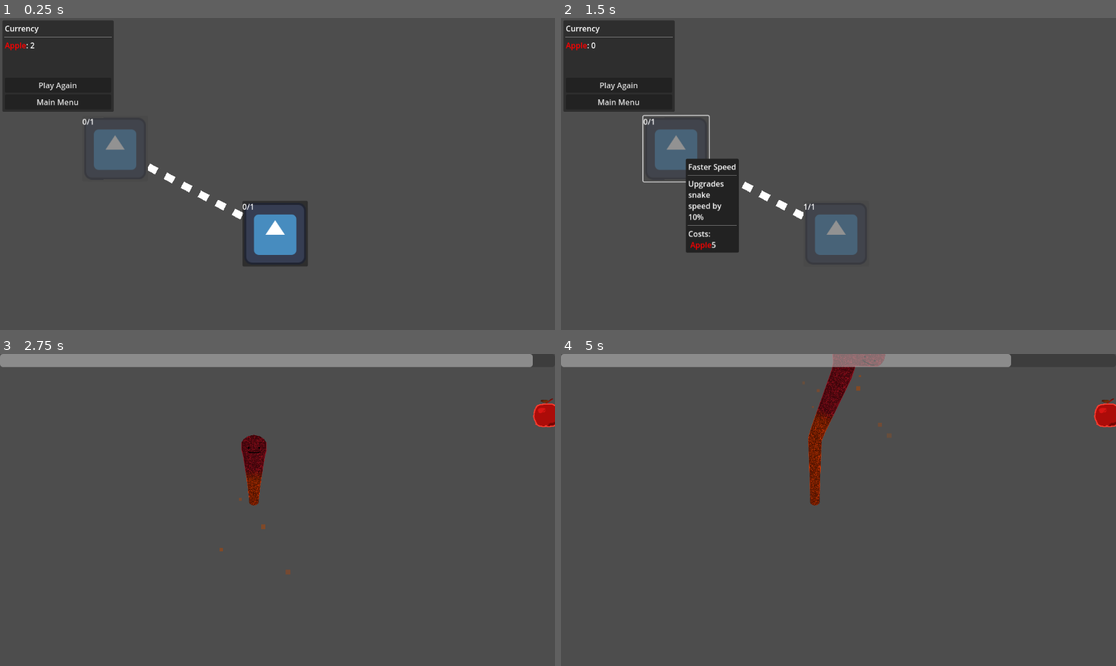
Above: before the commit, frames 1-4 (two rows, left to right).
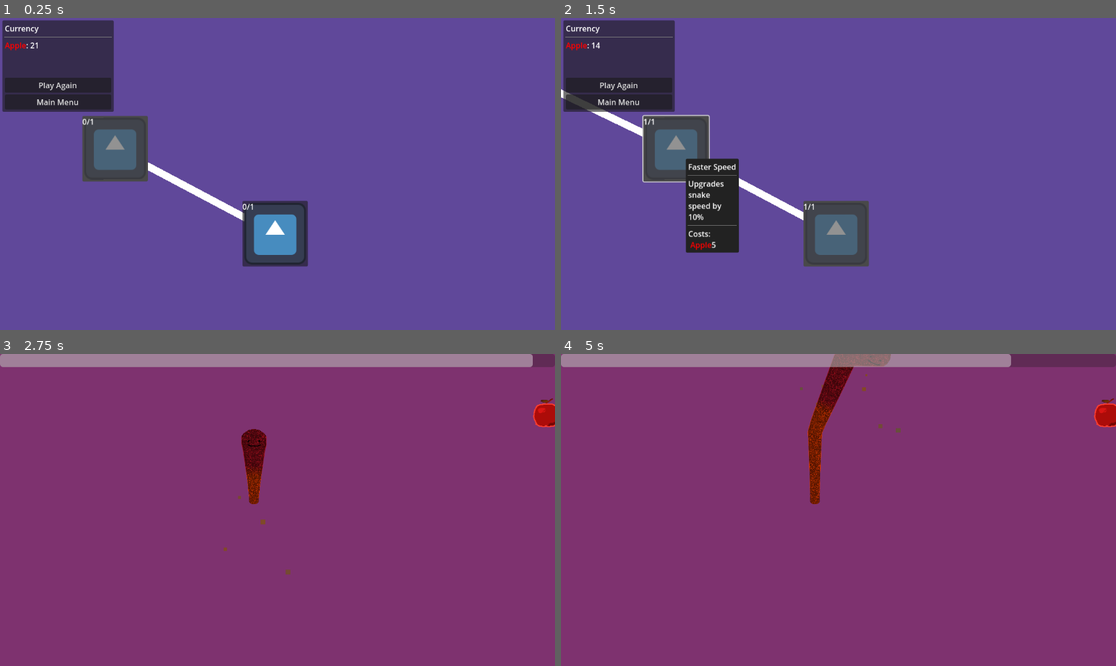
Above: after the commit, the same moments.

Repository: tylercchase/gmtk-2025
Game: Godot game, scene res://src/menus/upgrade/upgrade_menu.tscn
Two runs of this game, one before a commit and one after it. Both use one fixed random seed, a clock stepped at 60 frames per second and the inputs below. This scene is started directly instead of the project's main scene. The engine's default icon, where the game draws it, is replaced by a stand-in: a white triangle on a blue panel in a dark square.
Inputs (mouse positions are in pixels of both pictures, inside the frame that each line leads up to):
- Up to frame 1 (0.25 s): no input
- Up to frame 2 (1.5 s): click "test" at 0.5 s; click (677, 149) at 1.25 s, where only the run after the commit has a clickable "test"
- Up to frame 3 (2.75 s): click "Play Again" at 2 s
- Up to frame 4 (5 s): move the mouse to (960, 494) at 2.77 s; hold D (move_right) 2.78-3.53 s; tap Mouse wheel up (scroll_up) at 2.85, 3.8, 4.55 s; move the mouse to (727, 525) at 3.52 s; hold A (move_left) 3.53-4.28 s; click (727, 525) at 3.6 s; move the mouse to (894, 441) at 4.27 s; hold D (move_right) from 4.28 s (still down); tap Mouse wheel down (scroll_down) at 4.35 s

The runs differ from the first frame. In frame 1, 93% of the frame differs, in the area x 0-100%, y 0-100%; in frame 2, 90%; in frame 3, 95%; in frame 4, 96%.

Commit message:
feat: audio and some more upgrade fixes

Diff:
--- a/src/level/test_level.tscn
+++ b/src/level/test_level.tscn
@@ -7,6 +7,13 @@
 [ext_resource type="PackedScene" uid="uid://m58glpi7hgow" path="res://src/collectibles/collectible_spawner.tscn" id="5_88en4"]
 
 [node name="TestLevel" type="Node2D"]
+
+[node name="ColorRect" type="ColorRect" parent="."]
+offset_left = -52.0
+offset_top = -40.0
+offset_right = 1177.0
+offset_bottom = 678.0
+color = Color(0.493756, 0.197594, 0.43476, 1)
 
 [node name="SegmentManager" parent="." node_paths=PackedStringArray("player_node") instance=ExtResource("1_wfa51")]
 player_node = NodePath("../Player")
--- a/src/menus/main/main_menu.tscn
+++ b/src/menus/main/main_menu.tscn
@@ -1,9 +1,10 @@
-[gd_scene load_steps=6 format=3 uid="uid://bebw44j0d3rob"]
+[gd_scene load_steps=7 format=3 uid="uid://bebw44j0d3rob"]
 
 [ext_resource type="Script" uid="uid://kgrio0uti0pb" path="res://src/menus/main/main_menu.gd" id="1_vqa7h"]
 [ext_resource type="PackedScene" uid="uid://bkufcjas1iov8" path="res://src/player/player.tscn" id="2_87ivk"]
 [ext_resource type="Script" uid="uid://cshxb8qg5nbd8" path="res://src/menus/main/main_menu_player.gd" id="3_153ft"]
 [ext_resource type="PackedScene" uid="uid://6ppqphm8w01t" path="res://src/segments/segment_manager.tscn" id="4_153ft"]
+[ext_resource type="Texture2D" uid="uid://ofhq8wn1748o" path="res://icon.svg" id="5_rsqdp"]
 
 [sub_resource type="StyleBoxFlat" id="StyleBoxFlat_nrvvx"]
 bg_color = Color(0.568528, 0.33687, 0.230283, 1)
@@ -28,6 +29,18 @@
 position = Vector2(902, 422)
 script = ExtResource("3_153ft")
 container = NodePath("../HBoxContainer/SnakeZone")
+
+[node name="Sprite2D" parent="MainMenuTestPlayer" index="1"]
+modulate = Color(1, 1, 1, 1)
+position = Vector2(-3.8147e-06, -3.8147e-06)
+scale = Vector2(0.492188, 0.492188)
+texture = ExtResource("5_rsqdp")
+
+[node name="CollisionShape2D" parent="MainMenuTestPlayer" index="2"]
+position = Vector2(0, -1)
+
+[node name="AudioStreamPlayer" parent="MainMenuTestPlayer" index="3"]
+volume_db = -80.0
 
 [node name="HBoxContainer" type="HBoxContainer" parent="."]
 layout_mode = 2
--- a/src/menus/upgrade/currency_panel.gd
+++ b/src/menus/upgrade/currency_panel.gd
@@ -29,6 +29,5 @@
 
 
 func update_text():
-    print(State.inventory)
     if State.inventory.has("apple"):
         currency_label.text = template % State.inventory["apple"]
--- a/src/menus/upgrade/tree_camera.gd
+++ b/src/menus/upgrade/tree_camera.gd
@@ -17,7 +17,7 @@
 			dragging = false
 	elif event is InputEventMouseMotion and dragging:
 		position =  (mouse_start_pos - event.position) + screen_start_position
-	elif event.is_action("scroll_up"):
+	if event.is_action("scroll_up"):
 		test.scale *= 1.1
 	elif event.is_action("scroll_down"):
 		test.scale *= 0.9
--- a/src/menus/upgrade/tree_connection_manager.gd
+++ b/src/menus/upgrade/tree_connection_manager.gd
@@ -51,8 +51,8 @@
 			for requirement in requirements:
 				if upgrade_buttons.has(requirement.id):
 					if upgrade_buttons[requirement.id].visible and button.visible:
-						var base_coords = button.global_position + button.get_global_rect().size / 2
-						var dest_coords = upgrade_buttons[requirement.id].global_position + upgrade_buttons[requirement.id].get_global_rect().size / 2
+						var base_coords = button.position + button.get_rect().size / 2
+						var dest_coords = upgrade_buttons[requirement.id].position + upgrade_buttons[requirement.id].get_rect().size / 2
 						if !button.disabled or button.maxed or !button.buyable:
 							draw_line(base_coords, dest_coords, Color.WHITE, 15.0)
 						else:
--- /dev/null
+++ b/src/menus/upgrade/upgrade_audio_player.gd
@@ -0,0 +1,7 @@
+extends AudioStreamPlayer
+
+func _ready() -> void:
+    Events.purchased_upgrade.connect(_on_purchased_upgrade)
+
+func _on_purchased_upgrade():
+    play()
--- a/src/menus/upgrade/upgrade_button.gd
+++ b/src/menus/upgrade/upgrade_button.gd
@@ -21,6 +21,7 @@
 	Events.inventory_changed.connect(_on_inventory_changed)
 
 func _on_inventory_changed():
+	print("inventory_changed !!!")
 	update_display()
 
 
@@ -39,12 +40,16 @@
 			maxed = true
 	else:
 		purchased_amount_label.text = str(0) + "/" +str(max_upgrade_count)
-	if disabled or len(upgrade_resource.purchase_prices) == 0:
+	if !visible or len(upgrade_resource.purchase_prices) == 0 or total_purchased >= len(upgrade_resource.purchase_prices):
+		print('ah')
 		return
 	# update if we can actually purchase something
+
 	var current_purchase_price : UpgradeCost = upgrade_resource.purchase_prices[total_purchased]
 	if State.inventory.has(current_purchase_price.resource_id):
 		disabled = !State.inventory[current_purchase_price.resource_id] >= current_purchase_price.amount
+		print(current_purchase_price.amount)
+		print(disabled)
 		buyable = disabled
 	else:
 		disabled = true
@@ -67,6 +72,6 @@
 
 	var price = upgrade_resource.purchase_prices[State.purchased_upgrades[upgrade_resource.id] - 1]
 	State.inventory[price.resource_id] = clamp(State.inventory[price.resource_id] - price.amount, 0 , INF)
+	update_display()
+	Events.emit_purchased_upgrade()
 	Events.emit_inventory_changed()
-	Events.emit_purchased_upgrade()
-	update_display()
--- a/src/menus/upgrade/upgrade_menu.tscn
+++ b/src/menus/upgrade/upgrade_menu.tscn
@@ -8,6 +8,15 @@
 [ext_resource type="PackedScene" uid="uid://dhisaf2mh2g72" path="res://src/menus/tooltip/upgrade_tooltip.tscn" id="5_siov3"]
 [ext_resource type="Resource" uid="uid://ch3fa657jofdw" path="res://src/upgrades/upgrades/resources/speed_3.tres" id="6_t3hjq"]
 [ext_resource type="Script" uid="uid://bcaklunve0aa2" path="res://src/menus/upgrade/currency_panel.gd" id="8_t3hjq"]
+[ext_resource type="AudioStream" uid="uid://c8s87b7wixjh7" path="res://assets/upgrade_buy.wav" id="9_vyefe"]
+[ext_resource type="Script" uid="uid://clrrh7rigyvnb" path="res://src/menus/upgrade/upgrade_audio_player.gd" id="10_glu6q"]
+
+[sub_resource type="Gradient" id="Gradient_t3hjq"]
+offsets = PackedFloat32Array(1)
+colors = PackedColorArray(0.377671, 0.285298, 0.605937, 1)
+
+[sub_resource type="GradientTexture1D" id="GradientTexture1D_gwlso"]
+gradient = SubResource("Gradient_t3hjq")
 
 [node name="UpgradeMenu" type="Node2D"]
 rotation = -0.00138479
@@ -17,6 +26,11 @@
 position = Vector2(-76, -89)
 script = ExtResource("1_5gbj0")
 test = NodePath("../Node2D")
+
+[node name="Sprite2D" type="Sprite2D" parent="Camera2D"]
+position = Vector2(-20.6608, 19.9129)
+scale = Vector2(9.56931, 805.065)
+texture = SubResource("GradientTexture1D_gwlso")
 
 [node name="Node2D" type="Node2D" parent="."]
 
@@ -102,3 +116,7 @@
 [node name="MainMenuButton" type="Button" parent="CanvasLayer/MarginContainer/PanelContainer/MarginContainer/VBoxContainer"]
 layout_mode = 2
 text = "Main Menu"
+
+[node name="AudioStreamPlayer" type="AudioStreamPlayer" parent="."]
+stream = ExtResource("9_vyefe")
+script = ExtResource("10_glu6q")
--- /dev/null
+++ b/src/player/audio_stream_player.gd
@@ -0,0 +1,12 @@
+extends AudioStreamPlayer
+
+
+func _ready() -> void:
+    finished.connect(replay_but_different)
+    play()
+
+
+func replay_but_different():
+    pitch_scale = 0.5 + randf()
+    play()
+    pass
--- a/src/player/player.tscn
+++ b/src/player/player.tscn
@@ -1,7 +1,9 @@
-[gd_scene load_steps=5 format=3 uid="uid://bkufcjas1iov8"]
+[gd_scene load_steps=7 format=3 uid="uid://bkufcjas1iov8"]
 
 [ext_resource type="Script" uid="uid://dv2mhe6wfcak5" path="res://src/player/player.gd" id="1_rxibo"]
 [ext_resource type="Texture2D" uid="uid://crxvywmut7gbr" path="res://src/player/Worm Face.png" id="2_rxibo"]
+[ext_resource type="AudioStream" uid="uid://c71wl2oyfmht8" path="res://assets/move.wav" id="3_244u8"]
+[ext_resource type="Script" uid="uid://cwdw87u8qu563" path="res://src/player/audio_stream_player.gd" id="4_5f2sf"]
 
 [sub_resource type="ParticleProcessMaterial" id="ParticleProcessMaterial_rxibo"]
 particle_flag_disable_z = true
@@ -39,3 +41,9 @@
 [node name="CollisionShape2D" type="CollisionShape2D" parent="."]
 position = Vector2(0, 2.5)
 shape = SubResource("RectangleShape2D_qnmj6")
+
+[node name="AudioStreamPlayer" type="AudioStreamPlayer" parent="."]
+stream = ExtResource("3_244u8")
+volume_db = -19.574
+pitch_scale = 1.15
+script = ExtResource("4_5f2sf")
--- a/src/segments/segment_manager.gd
+++ b/src/segments/segment_manager.gd
@@ -47,7 +47,7 @@
 			var temp = points_array.slice(i)
 			if len(temp) % 2:
 				temp.remove_at(len(temp)-1)
-			test_polygon_node_2.set_polygon(temp) # white debug shape
+			# test_polygon_node_2.set_polygon(temp) # white debug shape
 
 			area_collision_shape.shape.set_points(temp)
 			await Engine.get_main_loop().process_frame
--- a/src/singletons/state.gd
+++ b/src/singletons/state.gd
@@ -32,7 +32,7 @@
 
 
 var inventory = {
-    "apple": 2,
+    "apple": 21,
     "oranges": 0
 }
 
Not shown, added: assets/move.wav.import
Not shown, added: assets/upgrade_buy.wav.import
Not shown, added: src/menus/upgrade/upgrade_audio_player.gd.uid
Not shown: 1 places in src/menus/upgrade/upgrade_menu.tscn that only renumber resources
Not shown, added: src/player/audio_stream_player.gd.uid
Not shown, added: assets/move.wav
Not shown, added: assets/upgrade_buy.wav
